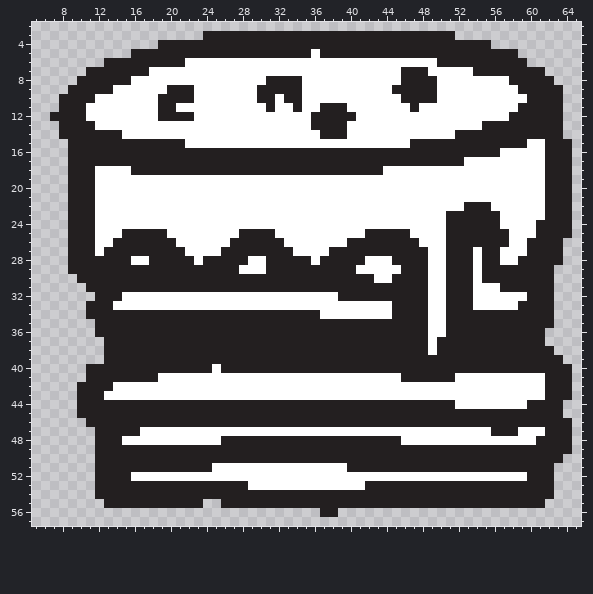
Two states of a sprite sheet, images/food/burger.png. This is how it looked before the edit.
The file is 80x60 pixels. Shown: x 5..65, y 2..57.
And afterwards:
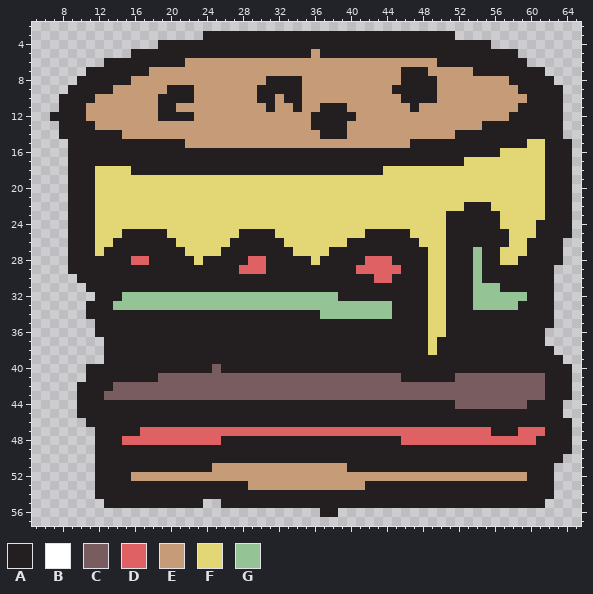
Palette (. is transparent): A #231f20  B #ffffff  C #795c5f  D #e06163  E #c59b78  F #e3d675  G #94c395
Change:
Changed rows in their new state; - is an unchanged pixel.
first column x 11:
 5 -------------------------E-------------------------
 6 -----------EEEEEEEEEEEEEEEEEEEEEEEEEEEE------------
 7 -------EEEEEEEEEEEEEEEEEEEEEEEEEEEE---EEEEE--------
 8 -----EEEEEEEEEEEEEEE----EEEEEEEEEEE----EEEEEEEE----
 9 ---EEEEEE---EEEEEEE-----EEEEEEEEEE-----EEEEEEEEE---
10 -EEEEEEE----EEEEEEE--E--EEEEEEEEEEE----EEEEEEEEEE--
11 EEEEEEEE--EEEEEEEEEE-EE-EE---EEEEEEE-EEEEEEEEEEE---
12 EEEEEEEE----EEEEEEEEEEEEE-----EEEEEEEEEEEEEEEEE----
13 -EEEEEEEEEEEEEEEEEEEEEEEE----EEEEEEEEEEEEEEE-------
14 ----EEEEEEEEEEEEEEEEEEEEEE---EEEEEEEEEEEE----------
15 -----------EEEEEEEEEEEEEEEEEEEEEEEEE-------------FF
16 ----------------------------------------------FFFFF
17 ------------------------------------------FFFFFFFFF
18 -FFFF----------------------------FFFFFFFFFFFFFFFFFF
19 -FFFFFFFFFFFFFFFFFFFFFFFFFFFFFFFFFFFFFFFFFFFFFFFFFF
20 -FFFFFFFFFFFFFFFFFFFFFFFFFFFFFFFFFFFFFFFFFFFFFFFFFF
21 -FFFFFFFFFFFFFFFFFFFFFFFFFFFFFFFFFFFFFFFFFFFFFFFFFF
22 -FFFFFFFFFFFFFFFFFFFFFFFFFFFFFFFFFFFFFFFFF---FFFFFF
23 -FFFFFFFFFFFFFFFFFFFFFFFFFFFFFFFFFFFFFFF------FFFFF
24 -FFFFFFFFFFFFFFFFFFFFFFFFFFFFFFFFFFFFFFF------FFFF-
25 -FFF-----FFFFFFFF----FFFFFFFFFF-----FFFF-------FFF-
26 -FF-------FFFFFF------FFFFFFF--------FFF-------FF--
27 -F---------FFFF--------FFFF-----------FF---G--FFF--
28 -----DD-----F-----DD-----F-----DDD----FF---G--FF---
29 -----------------DDD----------DDDDD---FF---G-------
30 --------------------------------DD----FF---G-------
31 --------------------------------------FF---GGG-----
32 ----GGGGGGGGGGGGGGGGGGGGGGGG----------FF---GGGGGG--
33 ---GGGGGGGGGGGGGGGGGGGGGGGGGGGGGGG----FF---GGGGG---
34 --------------------------GGGGGGGG----FF-----------
35 --------------------------------------FF-----------
36 --------------------------------------FF-----------
37 --------------------------------------F------------
38 --------------------------------------F------------
40 --------------C------------------------------------
41 --------CCCCCCCCCCCCCCCCCCCCCCCCCCC------CCCCCCCCCC
42 ---CCCCCCCCCCCCCCCCCCCCCCCCCCCCCCCCCCCCCCCCCCCCCCCC
43 --CCCCCCCCCCCCCCCCCCCCCCCCCCCCCCCCCCCCCCCCCCCCCCCCC
44 -----------------------------------------CCCCCCCC--
47 ------DDDDDDDDDDDDDDDDDDDDDDDDDDDDDDDDDDDDDDD---DDD
48 ----DDDDDDDDDDD--------------------DDDDDDDDDDDDDDD-
51 --------------EEEEEEEEEEEEEEE----------------------
52 -----EEEEEEEEEEEEEEEEEEEEEEEEEEEEEEEEEEEEEEEEEEEE--
53 ------------------EEEEEEEEEEEEE--------------------
